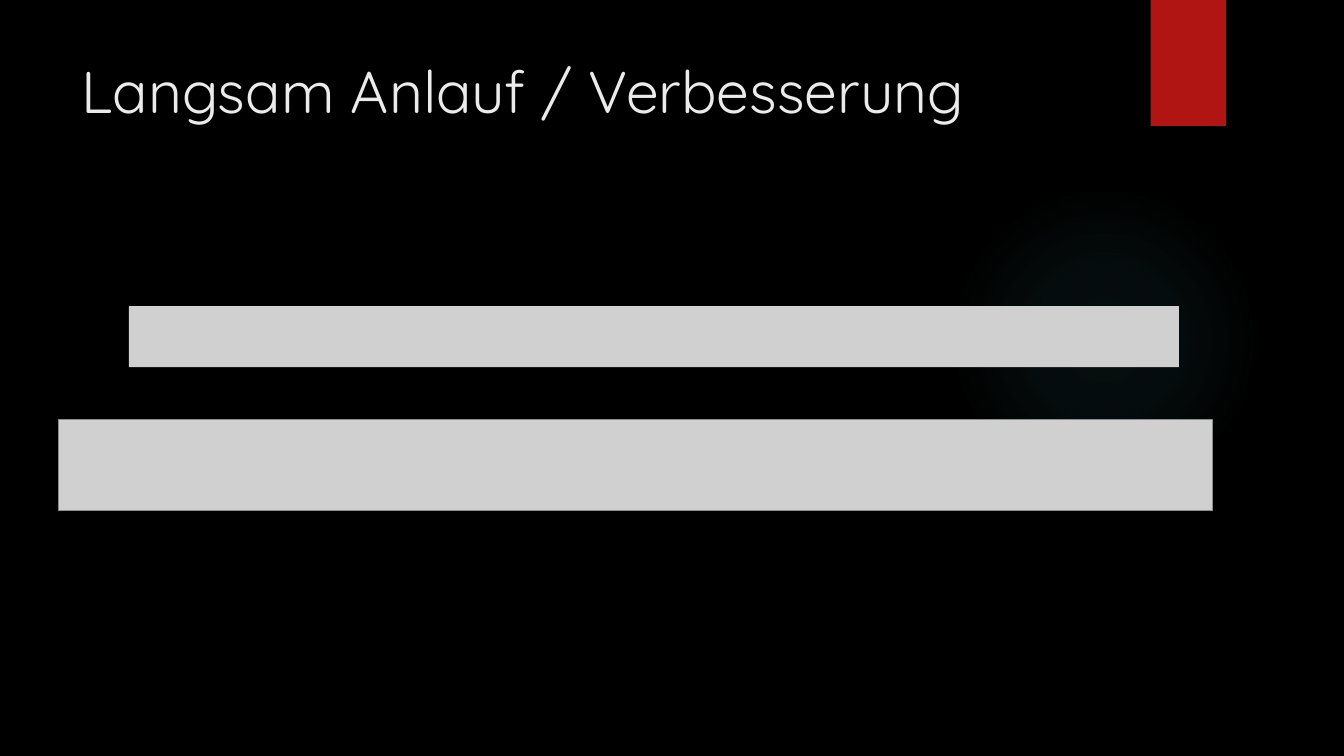
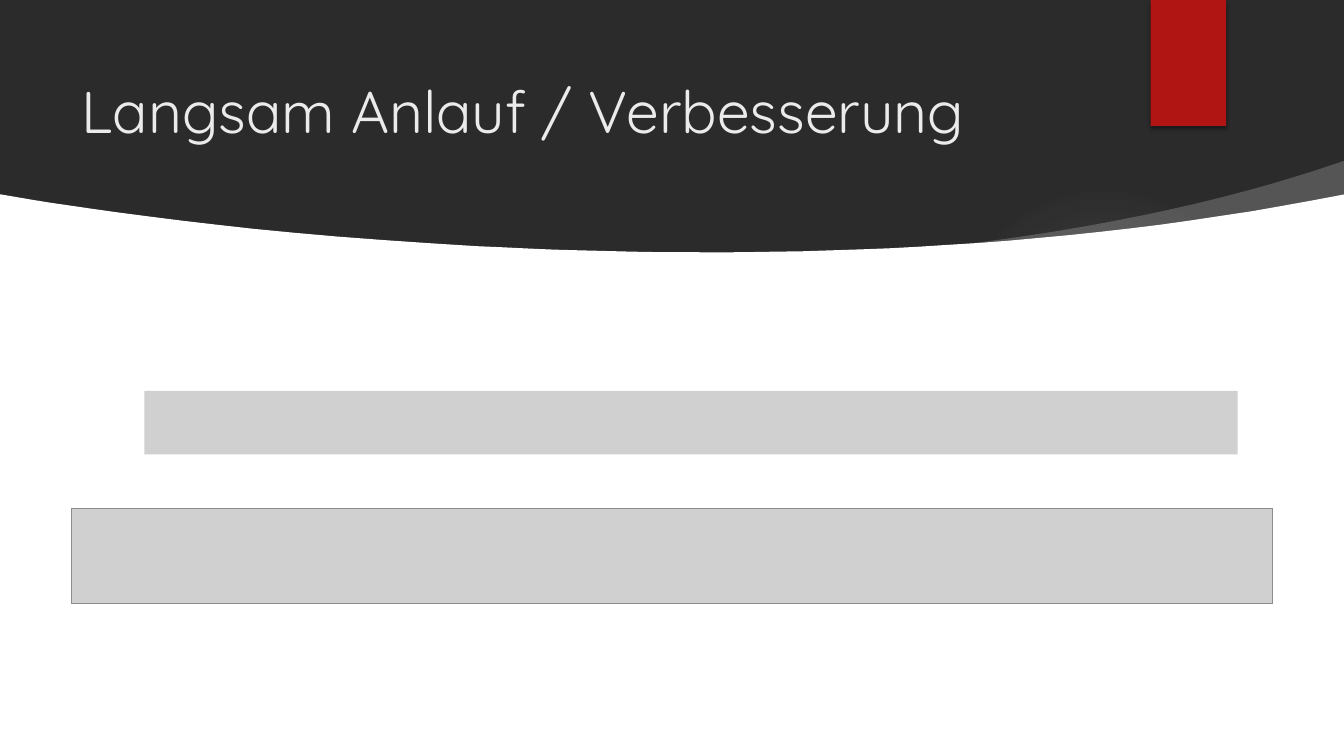
Before and after one commit to DaNussi/CPE-Hubanlage, a slide deck: slide 6 of Programmierung.pptx (slide 5 before the commit). Drawn at 1344x756 pixels with LibreOffice and Linux fonts; fonts in the diff are those of the drawing; grey boxes stand for pictures; background and template pictures are left out; a plain dark background stands for a picture behind light text. Boxes give left, top, right and bottom in pixels: in the first picture for what was removed or moved away, otherwise in the second. Text is boxed around its words. In the diff, an @@ line names an element or a change of style, - is before the commit and + after.

```diff
--- a/Programmierung.pptx
+++ b/Programmierung.pptx
@@ rectangle removed at <box>1150,0,1226,126</box> @@
@@ rectangle added at <box>1150,0,1226,126</box>, fill #B01513 @@
@@ title "Langsam Anlauf / Verbesserung": place and size @@
-title "Langsam Anlauf / Verbesserung" at <box>81,69,964,125</box>
+title "Langsam Anlauf / Verbesserung" at <box>82,89,965,145</box>
@@ freeform shape added at <box>962,161,1344,252</box>, fill #FFFFFF at 20% opacity @@
@@ freeform shape added at <box>0,195,1344,756</box>, fill #FFFFFF @@
@@ ellipse at <box>949,185,1259,495</box>: fill gradient #50B9C1 to gradient #F3F3F3 @@
@@ picture removed at <box>129,307,1180,368</box> @@
@@ picture added at <box>144,391,1238,455</box> @@
@@ picture: place and size @@
-picture at <box>58,419,1212,511</box>
+picture at <box>72,509,1273,605</box>
```
Also in this commit, not shown: 2 slides added.
